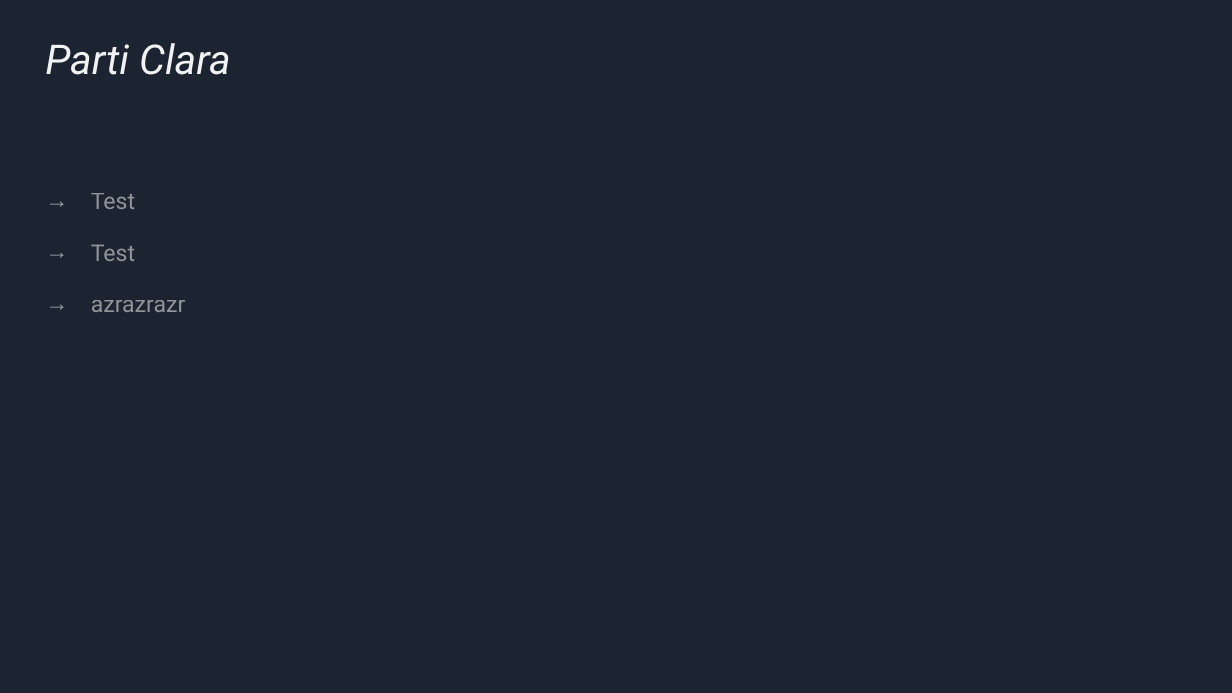
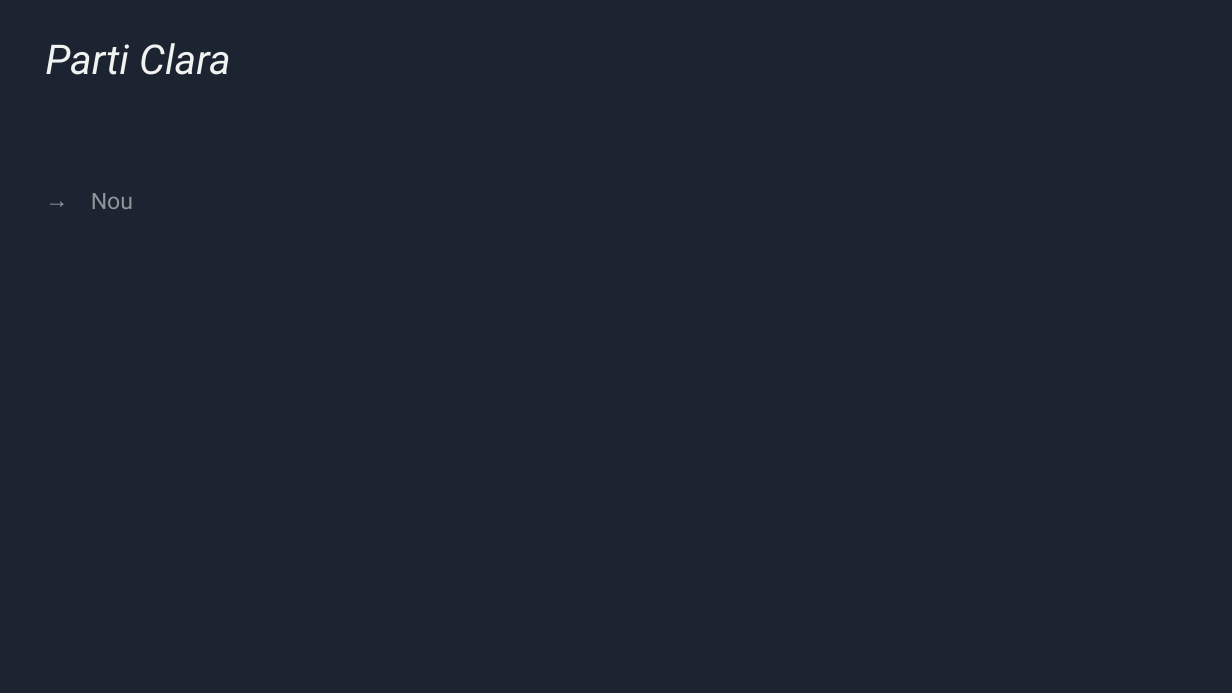
Before and after one commit to KiSEiGitHub/PF-Wordpress, a slide deck: slide 4 of Powerpoint.pptx. Drawn at 1232x693 pixels with LibreOffice and Linux fonts; fonts in the diff are those of the drawing. Boxes give left, top, right and bottom in pixels: in the first picture for what was removed or moved away, otherwise in the second. Text is boxed around its words. In the diff, an @@ line names an element or a change of style, - is before the commit and + after.

Commit message:
new

```diff
--- a/Powerpoint.pptx
+++ b/Powerpoint.pptx
@@ text at (91,193,133,209): text changed @@
-→ Test
-→ Test
-→ azrazrazr
+→ Nou
```
